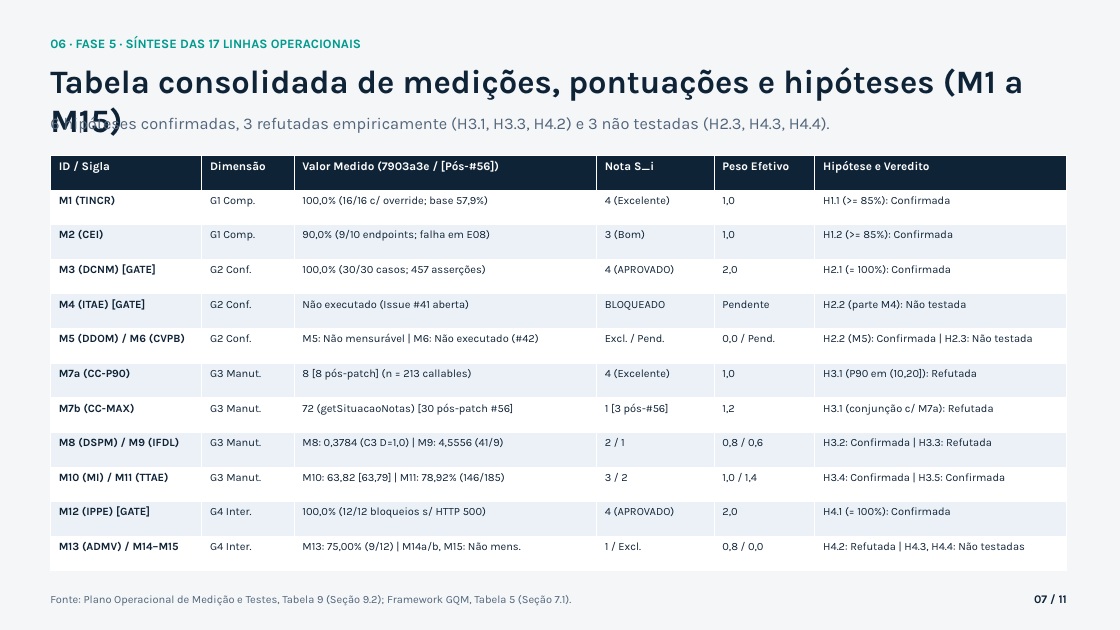
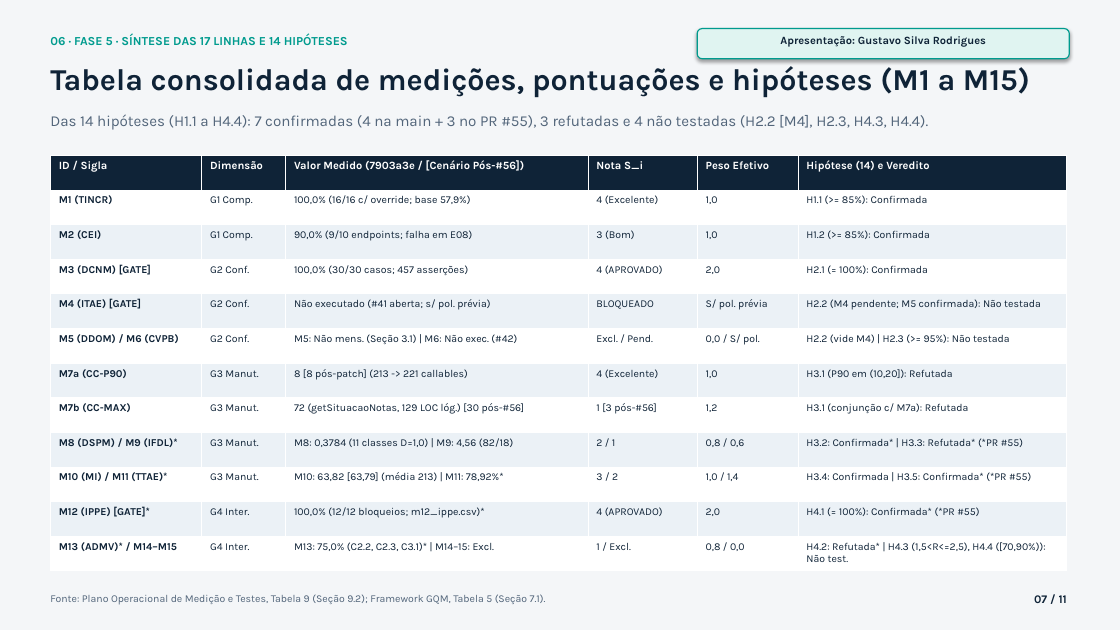
Before and after one commit to FCTE-Qualidade-de-Software-1/2026-2_T02_GRACE_HOPPER, a slide deck: slide 7 of docs/apresentacao_pc2.pptx. Drawn at 1120x630 pixels with LibreOffice and Linux fonts; fonts in the diff are those of the drawing. Boxes give left, top, right and bottom in pixels: in the first picture for what was removed or moved away, otherwise in the second. Text is boxed around its words. In the diff, an @@ line names an element or a change of style, - is before the commit and + after.

Commit message:
fix(fase-5,pc2): aplicar ajustes da revisao tecnica e resolver conflitos com a main (#47, #49)

```diff
--- a/docs/apresentacao_pc2.pptx
+++ b/docs/apresentacao_pc2.pptx
@@ rounded rectangle added at [697, 29, 1070, 59], fill #E0F4F1, outline #009B8E 1 pt @@
@@ text at [50, 34, 348, 45]: text changed; size 11 to 10.5 pt @@
-06 · FASE 5 · SÍNTESE DAS 17 LINHAS OPERACIONAIS
+06 · FASE 5 · SÍNTESE DAS 17 LINHAS E 14 HIPÓTESES
@@ text added at [780, 36, 986, 47], 9.5 pt, text #0F2337, bold @@
+Apresentação: Gustavo Silva Rodrigues
@@ text "Tabela consolidada de medições, pontuações ..." at [50, 66, 1030, 98]: size 28 to 26 pt @@
@@ text at [50, 114, 928, 130]: text changed; size 14 to 13 pt @@
-6 hipóteses confirmadas, 3 refutadas empiricamente (H3.1, H3.3, H4.2) e 3 não testadas (H2.3, H4.3, H4.4).
+Das 14 hipóteses (H1.1 a H4.4): 7 confirmadas (4 na main + 3 no PR #55), 3 refutadas e 4 não testadas (H2.2 [M4], H2.3, H4.3, H4.4).
@@ table at [50, 155, 1067, 571] @@
-row 1, column 3: Valor Medido (7903a3e / [Pós-#56])
+row 1, column 3: Valor Medido (7903a3e / [Cenário Pós-#56])
-row 1, column 6: Hipótese e Veredito
+row 1, column 6: Hipótese (14) e Veredito
-row 5: M4 (ITAE) [GATE] | G2 Conf. | Não executado (Issue #41 aberta) | BLOQUEADO | Pendente | H2.2 (parte M4): Não testada
+row 5: M4 (ITAE) [GATE] | G2 Conf. | Não executado (#41 aberta; s/ pol. prévia) | BLOQUEADO | S/ pol. prévia | H2.2 (M4 pendente; M5 confirmada): Não testada
-row 6: M5 (DDOM) / M6 (CVPB) | G2 Conf. | M5: Não mensurável | M6: Não executado (#42) | Excl. / Pend. | 0,0 / Pend. | H2.2 (M5): Confirmada | H2.3: Não testada
+row 6: M5 (DDOM) / M6 (CVPB) | G2 Conf. | M5: Não mens. (Seção 3.1) | M6: Não exec. (#42) | Excl. / Pend. | 0,0 / S/ pol. | H2.2 (vide M4) | H2.3 (>= 95%): Não testada
-row 7, column 3: 8 [8 pós-patch] (n = 213 callables)
+row 7, column 3: 8 [8 pós-patch] (213 -> 221 callables)
-row 8, column 3: 72 (getSituacaoNotas) [30 pós-patch #56]
+row 8, column 3: 72 (getSituacaoNotas, 129 LOC lóg.) [30 pós-#56]
-row 9: M8 (DSPM) / M9 (IFDL) | G3 Manut. | M8: 0,3784 (C3 D=1,0) | M9: 4,5556 (41/9) | 2 / 1 | 0,8 / 0,6 | H3.2: Confirmada | H3.3: Refutada
+row 9: M8 (DSPM) / M9 (IFDL)* | G3 Manut. | M8: 0,3784 (11 classes D=1,0) | M9: 4,56 (82/18) | 2 / 1 | 0,8 / 0,6 | H3.2: Confirmada* | H3.3: Refutada* (*PR #55)
-row 10: M10 (MI) / M11 (TTAE) | G3 Manut. | M10: 63,82 [63,79] | M11: 78,92% (146/185) | 3 / 2 | 1,0 / 1,4 | H3.4: Confirmada | H3.5: Confirmada
+row 10: M10 (MI) / M11 (TTAE)* | G3 Manut. | M10: 63,82 [63,79] (média 213) | M11: 78,92%* | 3 / 2 | 1,0 / 1,4 | H3.4: Confirmada | H3.5: Confirmada* (*PR #55)
-row 11: M12 (IPPE) [GATE] | G4 Inter. | 100,0% (12/12 bloqueios s/ HTTP 500) | 4 (APROVADO) | 2,0 | H4.1 (= 100%): Confirmada
+row 11: M12 (IPPE) [GATE]* | G4 Inter. | 100,0% (12/12 bloqueios; m12_ippe.csv)* | 4 (APROVADO) | 2,0 | H4.1 (= 100%): Confirmada* (*PR #55)
-row 12: M13 (ADMV) / M14–M15 | G4 Inter. | M13: 75,00% (9/12) | M14a/b, M15: Não mens. | 1 / Excl. | 0,8 / 0,0 | H4.2: Refutada | H4.3, H4.4: Não testadas
+row 12: M13 (ADMV)* / M14–M15 | G4 Inter. | M13: 75,0% (C2.2, C2.3, C3.1)* | M14–15: Excl. | 1 / Excl. | 0,8 / 0,0 | H4.2: Refutada* | H4.3 (1,5<R<=2,5), H4.4 ([70,90%)): Não test.
@@ size 10 to 9.5 pt in "ID / Sigla", "Dimensão", "Nota S_i", "Peso Efetivo" @@
@@ size 9.5 to 9 pt in "M1 (TINCR)", "G1 Comp.", "100,0% (16/16 c/ override; base 57,9%)", "4 (Excelente)" and 42 more places @@
@@ text "Fonte: Plano Operacional de Medição ..." at [50, 594, 546, 605]: size 9.5 to 9 pt @@
```
Also in this commit, not shown: 10 other slides changed, 11 other files.
